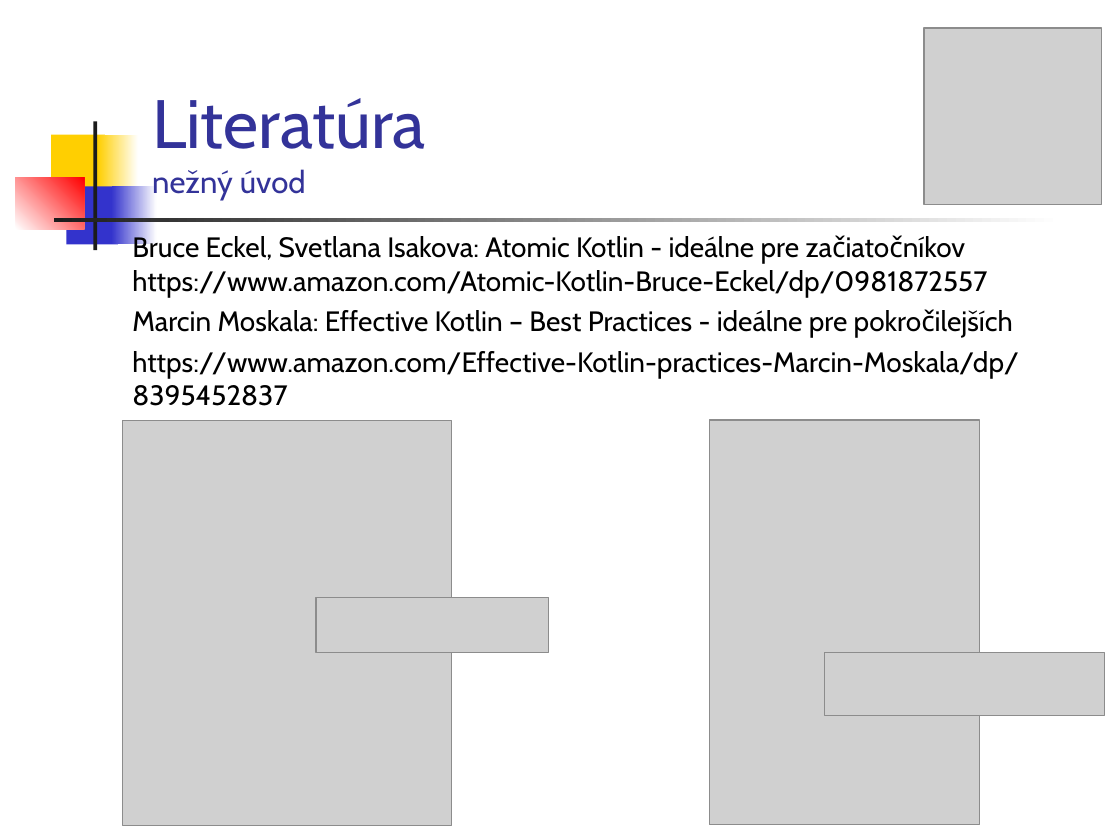
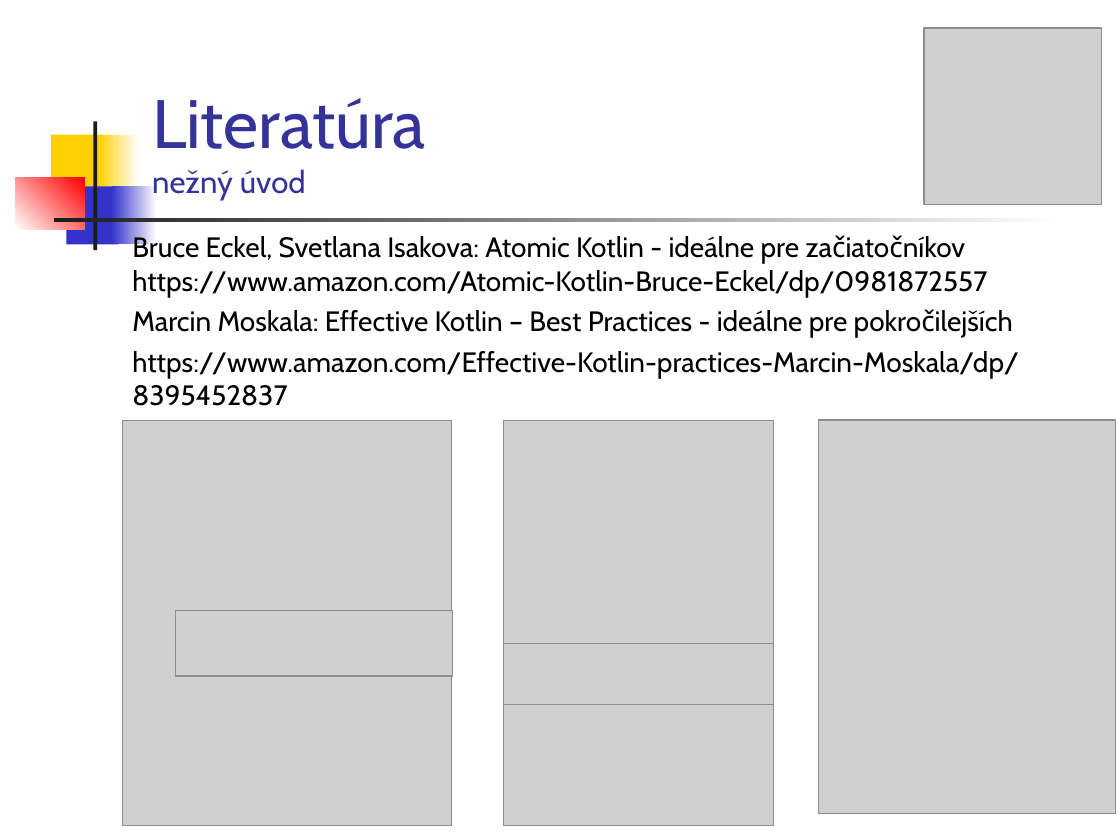
Before and after one commit to vmandro/Prednasky, a slide deck: slide 5 of 01/01_Kotlin.ppt. Drawn at 1120x840 pixels with LibreOffice and Linux fonts; fonts in the diff are those of the drawing; grey boxes stand for pictures. Boxes give left, top, right and bottom in pixels: in the first picture for what was removed or moved away, otherwise in the second. Text is boxed around its words. In the diff, an @@ line names an element or a change of style, - is before the commit and + after.

```diff
--- a/01/01_Kotlin.ppt
+++ b/01/01_Kotlin.ppt
@@ picture: place and size @@
-picture at (709, 420, 979, 824)
+picture at (503, 421, 773, 825)
@@ picture added at (819, 420, 1116, 814) @@
@@ picture: place and size @@
-picture at (316, 597, 549, 652)
+picture at (176, 610, 454, 675)
@@ picture: place and size @@
-picture at (824, 652, 1104, 715)
+picture at (503, 643, 773, 703)
```
Also in this commit, not shown: 7 other slides changed, 2 slides added, 1 slide removed, 4 other files.
